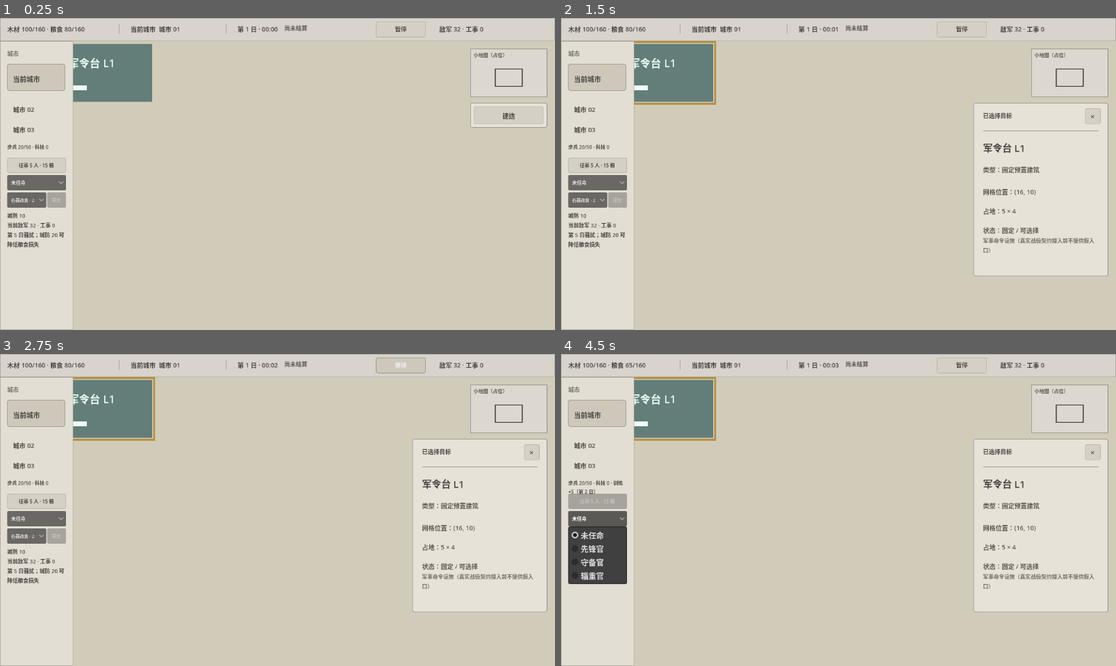
Above: before the commit, frames 1-4 (two rows, left to right).
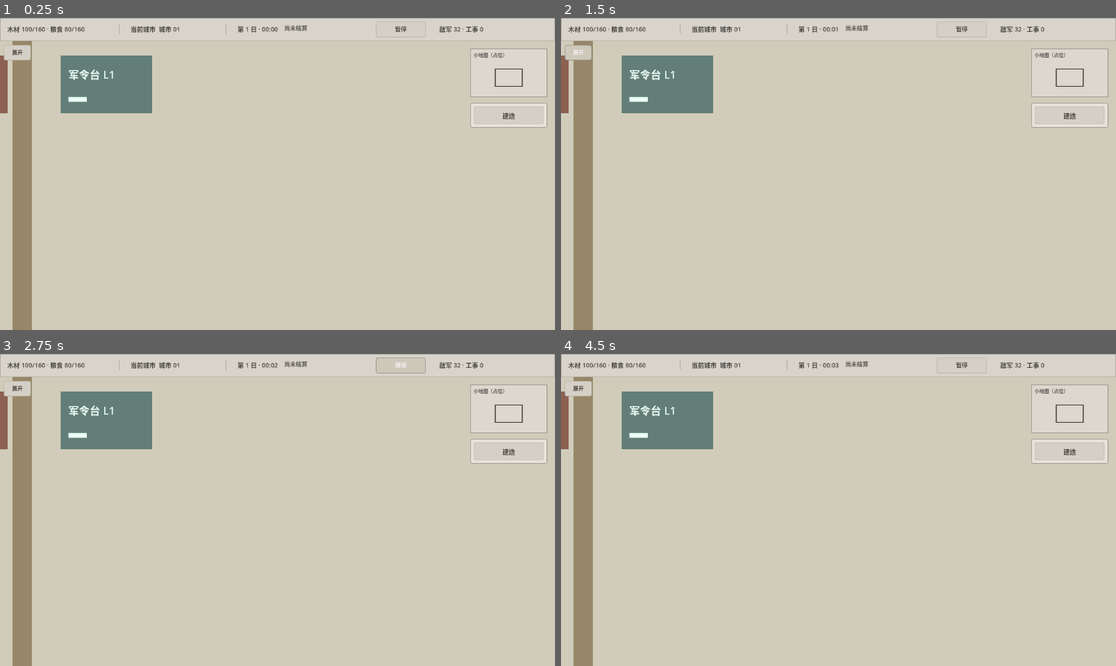
Above: after the commit, the same moments.

Repository: dodabojcuk-sys/Peace-Under-Heaven
Game: Godot game, scene res://scenes/blank_map.tscn
Same seed, same stepped clock (60 frames per second), same inputs: the game is played once before the commit and once after it.
Inputs (mouse positions are in pixels of both pictures, inside the frame that each line leads up to):
- Up to frame 1 (0.25 s): no input
- Up to frame 2 (1.5 s): click (577, 52) at 0.5 s, where only the run after the commit has a clickable "展开"; click (649, 52) at 1.25 s, where only the run after the commit has a clickable "收起"
- Up to frame 3 (2.75 s): click "暂停" at 2 s
- Up to frame 4 (4.5 s): click "继续" at 2.75 s; click (599, 500) at 3.5 s, where only the run before the commit has a clickable "征募 5 人 · 15 粮"; click (599, 519) at 4.25 s, where only the run before the commit has a clickable "未任命"

The runs differ from the first frame. In frame 1, 12% of the frame differs, in the area x 0-28%, y 7-100%; in frame 2, 25%; in frame 3, 25%; in frame 4, 25%, in the area x 0-99%, y 2-100%.

Commit message:
fix: make city sidebar collapsible and camera-safe

Diff:
--- a/scenes/blank_map.tscn
+++ b/scenes/blank_map.tscn
@@ -520,12 +520,28 @@
 text = "预警  无"
 
 [node name="CityBar" type="Panel" parent="UI/Shell"]
+visible = false
 layout_mode = 0
 offset_top = 48.0
 offset_right = 152.0
 offset_bottom = 648.0
 mouse_filter = 2
 theme_override_styles/panel = SubResource("StyleBoxFlat_city_bar")
+
+[node name="CityBarToggle" type="Button" parent="UI/Shell"]
+layout_mode = 0
+offset_left = 8.0
+offset_top = 56.0
+offset_right = 64.0
+offset_bottom = 88.0
+focus_mode = 0
+mouse_default_cursor_shape = 2
+theme_override_colors/font_color = Color(0.286275, 0.27451, 0.254902, 1)
+theme_override_font_sizes/font_size = 11
+theme_override_styles/normal = SubResource("StyleBoxFlat_disabled_action")
+theme_override_styles/hover = SubResource("StyleBoxFlat_current_city")
+theme_override_styles/pressed = SubResource("StyleBoxFlat_current_city")
+text = "展开"
 
 [node name="Title" type="Label" parent="UI/Shell/CityBar"]
 layout_mode = 0
--- a/scripts/building_selection_controller.gd
+++ b/scripts/building_selection_controller.gd
@@ -33,6 +33,7 @@
 )
 @onready var top_status_bar: Control = $"../UI/Shell/TopStatusBar"
 @onready var city_bar: Control = $"../UI/Shell/CityBar"
+@onready var city_bar_toggle: Control = $"../UI/Shell/CityBarToggle"
 @onready var minimap_placeholder: Control = $"../UI/Shell/MinimapPlaceholder"
 
 var state := SelectionState.NONE
@@ -270,6 +271,7 @@
 	return [
 		top_status_bar,
 		city_bar,
+		city_bar_toggle,
 		minimap_placeholder,
 		detail_panel,
 	]
--- a/scripts/construction_controller.gd
+++ b/scripts/construction_controller.gd
@@ -150,6 +150,7 @@
 @onready var pause_button: Button = $"../UI/Shell/TopStatusBar/PauseButton"
 @onready var alert_summary: Label = $"../UI/Shell/TopStatusBar/AlertSummary"
 @onready var city_bar: Control = $"../UI/Shell/CityBar"
+@onready var city_bar_toggle: Button = $"../UI/Shell/CityBarToggle"
 @onready var army_status: Label = $"../UI/Shell/CityBar/ArmyStatus"
 @onready var recruit_button: Button = $"../UI/Shell/CityBar/RecruitButton"
 @onready var general_option: OptionButton = $"../UI/Shell/CityBar/GeneralOption"
@@ -345,6 +346,7 @@
 		construction_entry_panel,
 		construction_menu,
 		pause_button,
+		city_bar_toggle,
 	]:
 		if (
 			ui_control.is_visible_in_tree()
@@ -1651,6 +1653,7 @@
 	return [
 		top_status_bar,
 		city_bar,
+		city_bar_toggle,
 		minimap_placeholder,
 		building_detail_panel,
 		construction_entry_panel,
--- a/scripts/map_pan_controller.gd
+++ b/scripts/map_pan_controller.gd
@@ -10,11 +10,15 @@
 @onready var map_board: Control = $MapWorld/MapBoard
 @onready var construction_controller: Node = $ConstructionController
 @onready var building_selection_controller: Node = $BuildingSelectionController
+@onready var top_status_bar: Control = $UI/Shell/TopStatusBar
+@onready var city_bar: Control = $UI/Shell/CityBar
+@onready var city_bar_toggle: Button = $UI/Shell/CityBarToggle
 
 var active_drag_button: int = -1
 var last_pointer_screen := Vector2.ZERO
 var pending_drag_delta := Vector2.ZERO
 var is_dragging := false
+var city_bar_expanded := false
 
 
 func _ready() -> void:
@@ -23,6 +27,8 @@
 		_on_construction_interaction_started
 	)
 	construction_controller.placing_started.connect(_on_construction_placing_started)
+	city_bar_toggle.pressed.connect(toggle_city_bar)
+	set_city_bar_expanded(false)
 	call_deferred("_initialize_camera")
 
 
@@ -30,10 +36,7 @@
 	if (
 		event is InputEventMouseButton
 		and event.pressed
-		and (
-			building_selection_controller.is_detail_panel_point(event.position)
-			or construction_controller.is_construction_ui_point(event.position)
-		)
+		and building_selection_controller.is_screen_point_blocked(event.position)
 	):
 		return
 
@@ -151,7 +154,7 @@
 func _initialize_camera() -> void:
 	camera.enabled = true
 	camera.zoom = Vector2.ONE
-	camera.position = map_board.size * 0.5
+	center_world_position_in_safe_area(map_board.size * 0.5)
 	_clamp_camera()
 
 
@@ -171,19 +174,87 @@
 	building_selection_controller.clear_selection()
 
 
+func toggle_city_bar() -> void:
+	set_city_bar_expanded(not city_bar_expanded)
+
+
+func set_city_bar_expanded(expanded: bool) -> void:
+	var old_safe_rect := get_navigation_safe_rect()
+	city_bar_expanded = expanded
+	city_bar.visible = city_bar_expanded
+	city_bar_toggle.text = "收起" if city_bar_expanded else "展开"
+	city_bar_toggle.position.x = 160.0 if city_bar_expanded else 8.0
+	if not is_node_ready():
+		return
+	var new_safe_rect := get_navigation_safe_rect()
+	camera.position += (
+		old_safe_rect.get_center() - new_safe_rect.get_center()
+	) / camera.zoom.x
+	_clamp_camera()
+
+
+func is_city_bar_expanded() -> bool:
+	return city_bar_expanded
+
+
+func get_navigation_safe_rect() -> Rect2:
+	var viewport_rect := get_viewport_rect()
+	var left := viewport_rect.position.x
+	var top := viewport_rect.position.y
+	if top_status_bar.is_visible_in_tree():
+		top = maxf(top, top_status_bar.get_global_rect().end.y)
+	if city_bar_expanded and city_bar.is_visible_in_tree():
+		left = maxf(left, city_bar.get_global_rect().end.x)
+	return Rect2(
+		Vector2(left, top),
+		Vector2(viewport_rect.end.x - left, viewport_rect.end.y - top)
+	)
+
+
+func center_world_position_in_safe_area(world_position: Vector2) -> void:
+	var viewport_center := get_viewport_rect().get_center()
+	var safe_center := get_navigation_safe_rect().get_center()
+	camera.position = world_position - (
+		(safe_center - viewport_center) / camera.zoom.x
+	)
+
+
+func focus_world_rect_in_safe_area(
+	world_rect: Rect2,
+	fit_zoom := false
+) -> void:
+	if fit_zoom and world_rect.size.x > 0.0 and world_rect.size.y > 0.0:
+		var safe_size := get_navigation_safe_rect().size
+		var fit_scale := minf(
+			safe_size.x / world_rect.size.x,
+			safe_size.y / world_rect.size.y
+		)
+		var target_zoom := clampf(fit_scale, MIN_ZOOM, MAX_ZOOM)
+		camera.zoom = Vector2.ONE * target_zoom
+	center_world_position_in_safe_area(world_rect.get_center())
+	_clamp_camera()
+
+
 func _clamp_camera() -> void:
 	var map_size := map_board.size
-	var viewport_size := get_viewport_rect().size
-	var visible_half_size := viewport_size / (2.0 * camera.zoom.x)
-	var minimum := visible_half_size
-	var maximum := map_size - visible_half_size
+	var viewport_rect := get_viewport_rect()
+	var viewport_center := viewport_rect.get_center()
+	var safe_rect := get_navigation_safe_rect()
+	var minimum := (viewport_center - safe_rect.position) / camera.zoom.x
+	var maximum := map_size - (safe_rect.end - viewport_center) / camera.zoom.x
 
 	if minimum.x > maximum.x:
-		camera.position.x = map_size.x * 0.5
+		camera.position.x = (
+			map_size.x * 0.5
+			- (safe_rect.get_center().x - viewport_center.x) / camera.zoom.x
+		)
 	else:
 		camera.position.x = clampf(camera.position.x, minimum.x, maximum.x)
 
 	if minimum.y > maximum.y:
-		camera.position.y = map_size.y * 0.5
+		camera.position.y = (
+			map_size.y * 0.5
+			- (safe_rect.get_center().y - viewport_center.y) / camera.zoom.x
+		)
 	else:
 		camera.position.y = clampf(camera.position.y, minimum.y, maximum.y)
